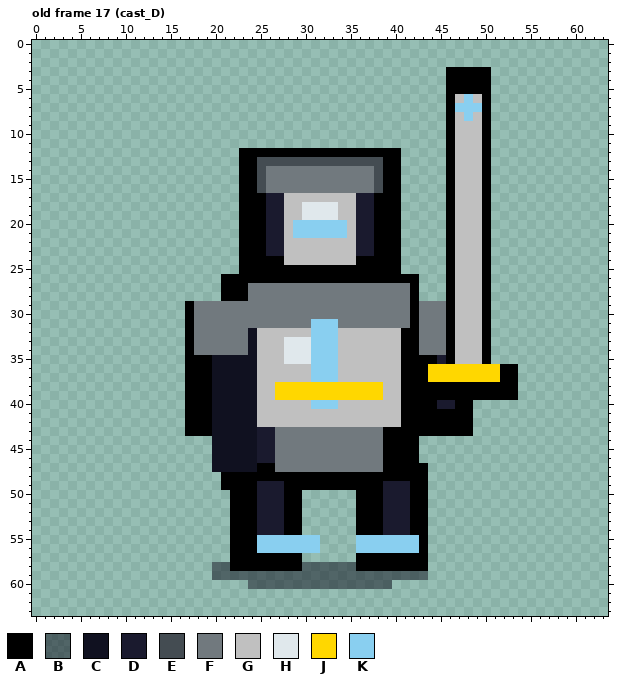
Edited in one commit: pixel-art file (assets/source/aseprite/character/ether_knight/char_ether_knight_base.aseprite). Above: the version before the commit.
64x64 pixels, 150 frames. Shown: old frame 17 (cast_D). The commit also changed other frames, which this record leaves out.
Visible layers, top first: "accent", "weapon", "armor", "body", "shadow".
Palette (. is transparent): A #000000  B #0d0d1a80  C #101120  D #1a1a2e  E #444c52  F #71797e  G #c0c0c0  H #e0e8ec  J #ffd700  K #89cff0
Pixels before, old frame 17 (cast_D) (only the part around the change), first column x 17:
 2 .....................................
 3 .............................AAAAA...
 4 .............................AAAAA...
 5 .............................AAAAA...
 6 .............................AGKGA...
 7 .............................AKKKA...
 8 .............................AGKGA...
 9 .............................AGGGA...
10 .............................AGGGA...
11 .............................AGGGA...
12 ......AAAAAAAAAAAAAAAAAA.....AGGGA...
13 ......AAEEEEEEEEEEEEEEAA.....AGGGA...
14 ......AAEFFFFFFFFFFFFEAA.....AGGGA...
15 ......AAEFFFFFFFFFFFFEAA.....AGGGA...
16 ......AAEFFFFFFFFFFFFEAA.....AGGGA...
17 ......AAADDGGGGGGGGDDAAA.....AGGGA...
18 ......AAADDGGHHHHGGDDAAA.....AGGGA...
19 ......AAADDGGHHHHGGDDAAA.....AGGGA...
The same view after the edit:
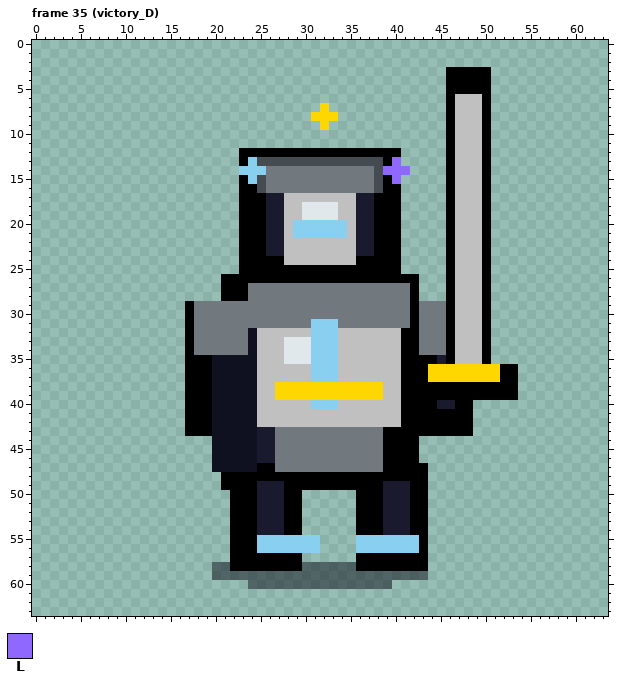
Colours new in this view: L #8e68ff
A new or re-ordered frame is compared with the old frame closest to it.
Edits made:
frames 150 -> 200
Frame 35 (victory_D) is new; against old frame 17 (cast_D), layer "accent":
y 6: x 48 K -> G
y 7: x 32 . -> J; x 47..49 KKK -> GGG
y 8: x 31..33 ... -> JJJ; x 48 K -> G
y 9: x 32 . -> J
y 13: x 24 A -> K; x 40 A -> L
y 14: x 23..25 AAE -> KKK; x 39..41 AA. -> LLL
y 15: x 24 A -> K; x 40 A -> L
Pixel boxes of the changes (left, top, right, bottom) in both pictures:
changed: (455, 94, 482, 121)
added: (311, 103, 338, 130)
changed: (239, 157, 266, 184)
changed: (383, 157, 410, 184)
